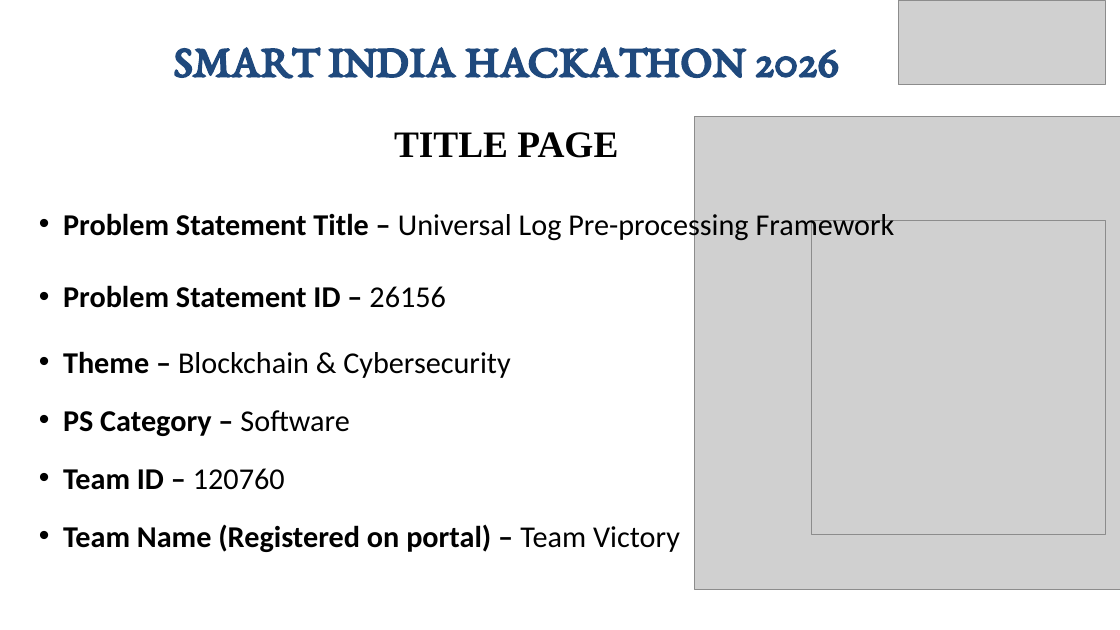
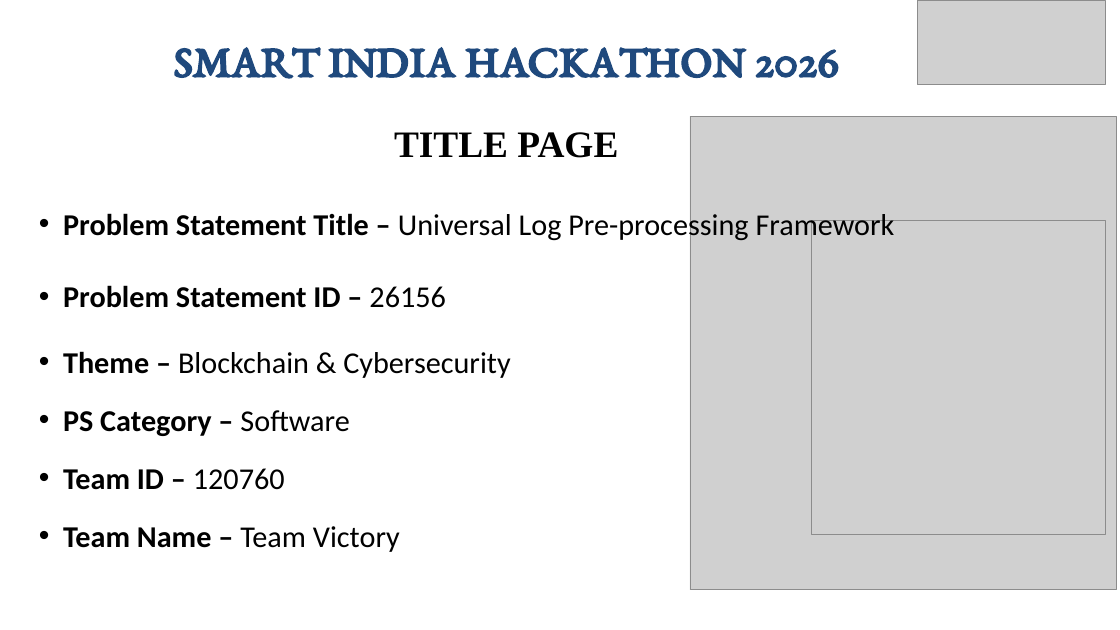
Before and after one commit to HUNTER-X0s/UNIVERSAL-LOG-PREPROCESSING-FRAMEWORK, a slide deck: slide 1 of SIH-2026-ULPF.pptx. Drawn at 1120x630 pixels with LibreOffice and Linux fonts; fonts in the diff are those of the drawing; grey boxes stand for pictures. Boxes give left, top, right and bottom in pixels: in the first picture for what was removed or moved away, otherwise in the second. Text is boxed around its words. In the diff, an @@ line names an element or a change of style, - is before the commit and + after.

```diff
--- a/SIH-2026-ULPF.pptx
+++ b/SIH-2026-ULPF.pptx
@@ picture: place and size @@
-picture at <box>899,0,1106,85</box>
+picture at <box>918,0,1105,85</box>
@@ picture: place and size @@
-picture at <box>695,116,1120,590</box>
+picture at <box>690,116,1116,590</box>
@@ text at <box>63,526,400,552</box>: text changed; bold off @@
-• Team Name (Registered on portal) – Team Victory
+• Team Name – Team Victory
```
Also in this commit, not shown: 5 other slides changed, 10 other files.
